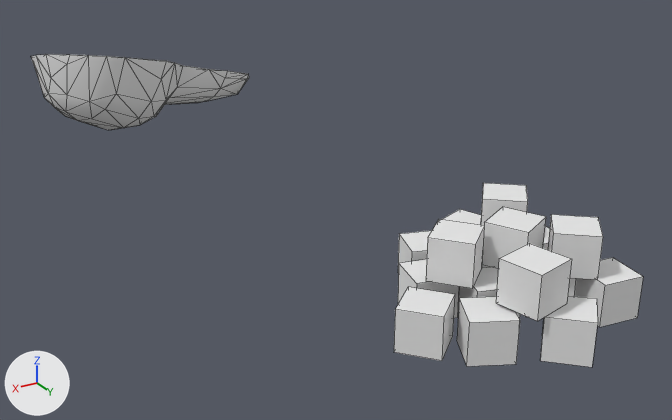
The OBJ model public/assets/models/squash_chop_2.obj as it was, and as the next commit left it.
Camera for both pictures: a 50 mm camera at (1.15, 3.13, 1.08) aimed at (-0.11, 1.03, 0.03). Lighting does not change. The marker at lower left points along +X, +Y and +Z. Mesh edges are drawn as thin lines. Where no turn or scale is listed for an object, it has been applied to the vertices.

Before the edit, the objects in view are built like this:
```python
mat_initialshadinggroup = principled_material('initialShadingGroup')
mat_initialshadinggroup.base_color = (0.8, 0.8, 0.8)  # white #e7e7e7
mat_initialshadinggroup.roughness = 1.0
me_squash_chop_2 = bpy.data.meshes.new('squash_chop_2')
me_squash_chop_2.from_pydata(...)  # 209 vertices, 254 faces; spans x -0.42..0.44, y -0.22..1.98, z 0.0..0.37
me_squash_chop_2.materials.append(mat_initialshadinggroup)  # white #e7e7e7
ob_squash_chop_2 = bpy.data.objects.new('squash_chop_2', me_squash_chop_2)
ob_squash_chop_2.location = (0.0, 0.0, 0.0)
```
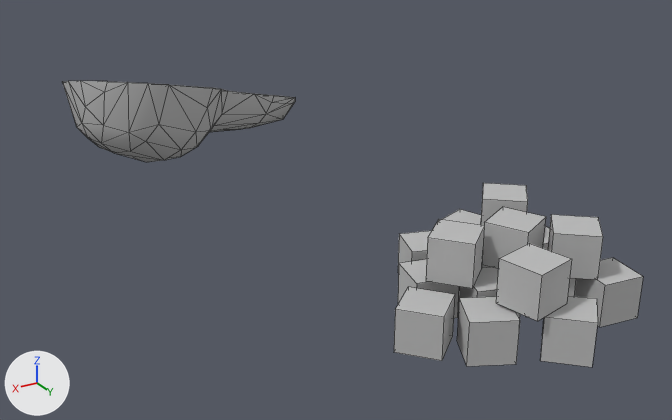
Where the change shows, as pixel boxes (x1, y1, x2, y2) in the pictures (672 x 420 px; the box of a moved part takes in the faces that stretch with it):
'squash_chop_2', recoloured, reshaped (white to grey, 9% shorter)
    before: (31, 54, 643, 367)
    after: (62, 81, 643, 367)
part 1 of me_squash_chop_2, moved or reshaped
    before: (31, 54, 249, 130)
    after: (62, 81, 295, 162)

The change, as a diff of the scene's bpy script:
```diff
--- a/public/assets/models/squash_chop_2.obj.py
+++ b/public/assets/models/squash_chop_2.obj.py
@@ mat_initialshadinggroup @@
 mat_initialshadinggroup = principled_material('initialShadingGroup')
-mat_initialshadinggroup.base_color = (0.8, 0.8, 0.8)  # white #e7e7e7
+mat_initialshadinggroup.base_color = (0.5, 0.5, 0.5)  # grey #bcbcbc
 mat_initialshadinggroup.roughness = 1.0
@@ me_squash_chop_2 @@
 me_squash_chop_2.from_pydata(...)  # 209 vertices, 254 faces; spans x -0.42..0.44, y -0.22..1.98, z 0.0..0.37
 # used by ob_squash_chop_2; location = (0.0, 0.0, 0.0)
+# me_squash_chop_2 part 1: the loose piece of 81 vertices spanning x -0.37..0.44, y -0.22..0.3, z 0.05..0.37 is moved by (0.0, 0.37, 0.0)
 me_squash_chop_2.materials.append(mat_initialshadinggroup)
```
